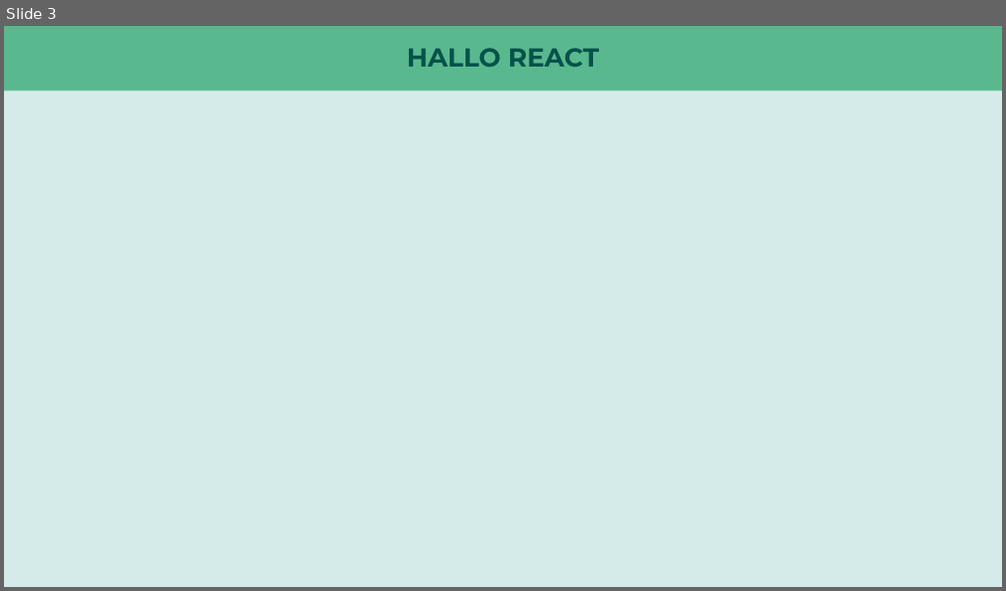
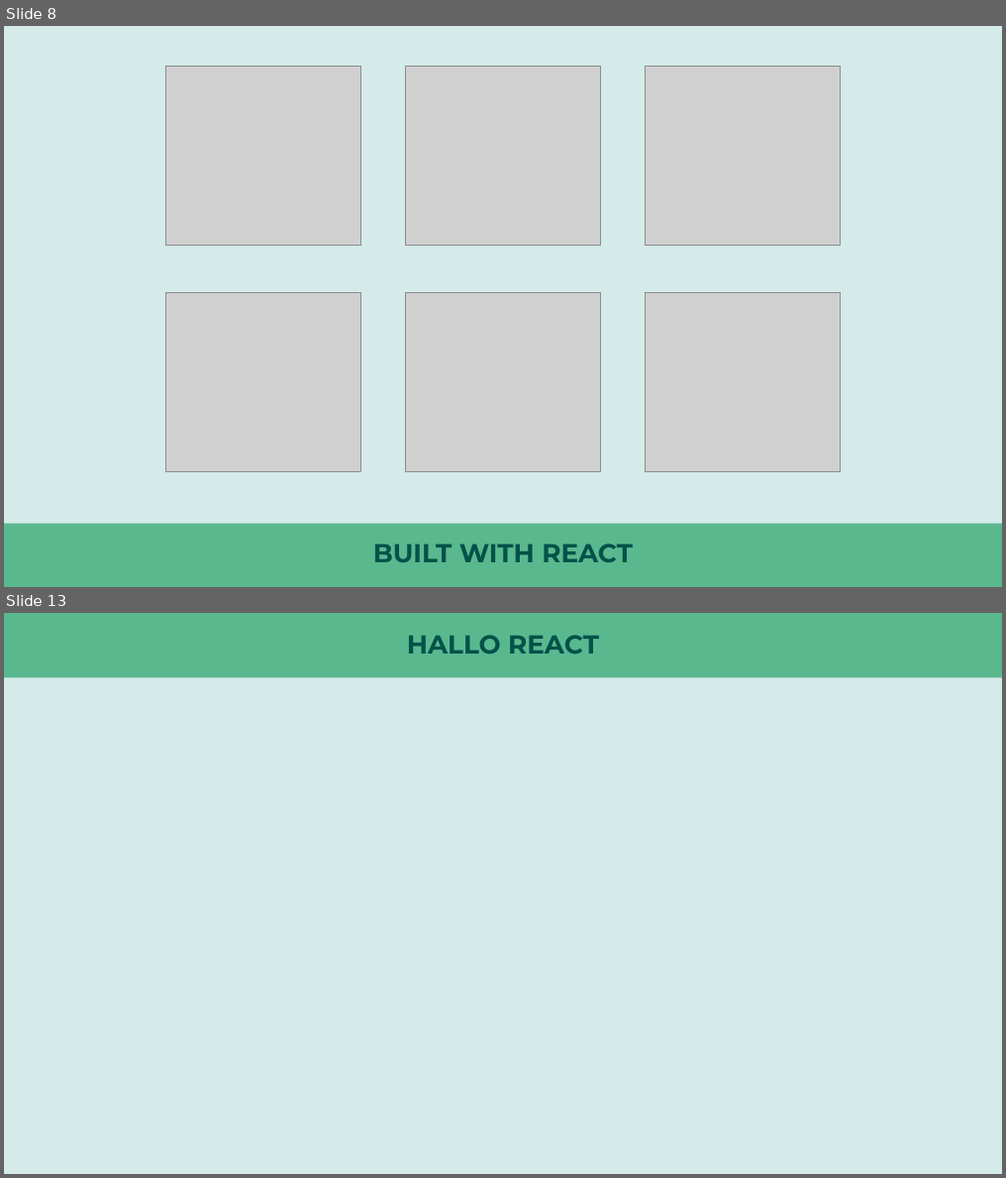
Before and after one commit to nilshartmann/react-talk, a slide deck: react-talk.pptx. Shown one above the other, each under a label of ours: slide 3 before the commit, slides 8 and 13 after it; the slides between them are not shown. The pictures are 1006x591 and 1006x1178 pixels, drawn with LibreOffice and Linux fonts; fonts in the diff are those of the drawing; grey boxes stand for pictures. Boxes give left, top, right and bottom in pixels: in the first picture for what was removed or moved away, otherwise in the second. Text is boxed around its words. In the diff, an @@ line names an element or a change of style, - is before the commit and + after.

```diff
--- a/react-talk.pptx
+++ b/react-talk.pptx
@@ slide 8 added at (4, 26, 1002, 587), background #D4EBE9 @@
@@ group added at (166, 67, 841, 472): 6 pictures @@
@@ rectangle added at (4, 524, 1002, 587), fill #5AB88F @@
@@ title added at (373, 544, 633, 563), 25 pt, text #025249, bold @@
+BUILT WITH REACT
@@ what was slide 3 is now slide 13 @@
```
Also in this commit, not shown: 1 slide changed, 9 other slides added, 13 other files.
